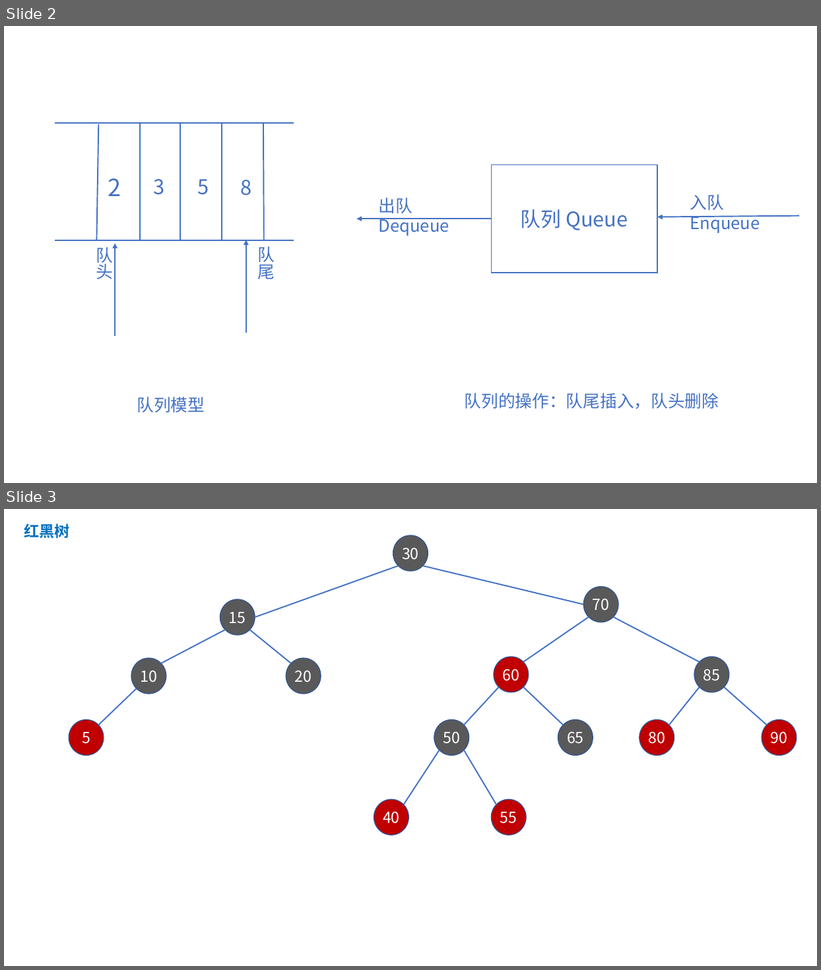
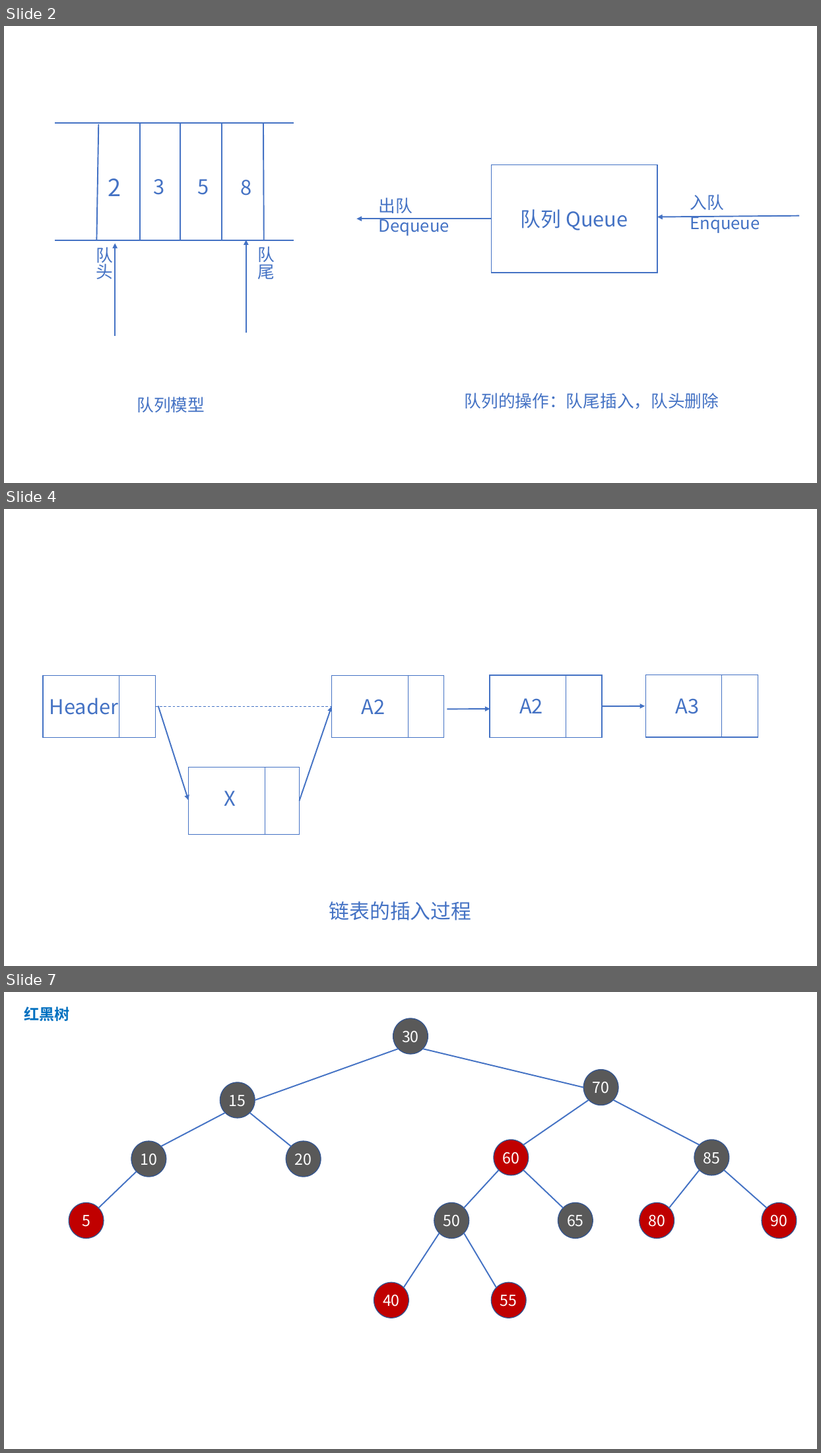
Before and after one commit to online-books/Data-Structures-and-Algorithm-Analysis-in-TS, a slide deck: Assets/visualization.pptx. Shown one above the other, each under a label of ours: slides 2 and 3 before the commit, slides 2, 4 and 7 after it; the slides between them are not shown. The pictures are 821x970 and 821x1453 pixels, drawn with LibreOffice and Linux fonts; fonts in the diff are those of the drawing. Boxes give left, top, right and bottom in pixels: in the first picture for what was removed or moved away, otherwise in the second. Text is boxed around its words. In the diff, an @@ line names an element or a change of style, - is before the commit and + after.

```diff
--- a/Assets/visualization.pptx
+++ b/Assets/visualization.pptx
@@ slide 4 added at bbox=[4, 509, 817, 966], background #FFFFFF @@
@@ rectangle added at bbox=[43, 675, 155, 738], fill #FFFFFF, outline #4472C4 1 pt @@
@@ line added from (120, 675) to (120, 738), #4472C4 0.5 pt @@
@@ rectangle added at bbox=[331, 675, 444, 738], fill #FFFFFF, outline #4472C4 1 pt @@
@@ line added from (408, 675) to (408, 738), #4472C4 0.5 pt @@
@@ rectangle added at bbox=[490, 675, 603, 738], fill #FFFFFF, outline #4472C4 1 pt @@
@@ line added from (566, 675) to (566, 738), #4472C4 0.5 pt @@
@@ rectangle added at bbox=[646, 675, 758, 737], fill #FFFFFF, outline #4472C4 1 pt @@
@@ line added from (722, 675) to (722, 738), #4472C4 0.5 pt @@
@@ text added at bbox=[50, 698, 118, 715], 24 pt, text #4472C4 @@
+Header
@@ line added from (155, 706) to (331, 706), #4472C4 0.75 pt dashed @@
@@ arrow added from (158, 706) to (188, 801), #4472C4 1.5 pt @@
@@ arrow added from (299, 801) to (331, 706), #4472C4 1.5 pt @@
@@ text added at bbox=[362, 699, 385, 714], 24 pt, text #4472C4 @@
+A2
@@ text added at bbox=[519, 698, 543, 714], 24 pt, text #4472C4 @@
+A2
@@ arrow added from (603, 706) to (645, 706), #4472C4 1.5 pt @@
@@ text added at bbox=[675, 698, 699, 714], 24 pt, text #4472C4 @@
+A3
@@ arrow added from (448, 709) to (490, 709), #4472C4 1.5 pt @@
@@ rectangle added at bbox=[188, 768, 299, 835], fill #FFFFFF, outline #4472C4 1 pt @@
@@ line added from (265, 768) to (265, 835), #4472C4 0.5 pt @@
@@ text added at bbox=[224, 791, 236, 806], 24 pt, text #4472C4 @@
+X
@@ text added at bbox=[329, 902, 472, 921], 24 pt, text #4472C4 @@
+链表的插入过程
@@ what was slide 3 is now slide 7 @@
```
Also in this commit, not shown: 3 other slides added, 11 other files.
